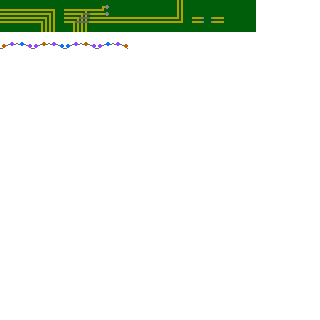
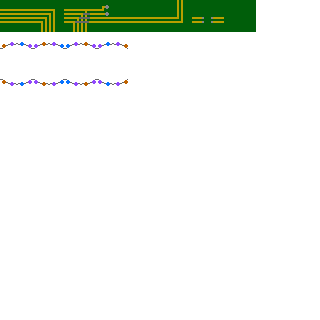
Two versions of the same layered image (320px x 320px). Layer-by-layer changes:
painted on "Paint Layer 1(pasted) Merged" (1st of 2) over [0, 79, 128, 86]
removed layer "Paint Layer 1(pasted)" over [0, 79, 128, 86]
painted on "Paint Layer 1(pasted) Merged" (2nd of 2) over [0, 79, 128, 86]
